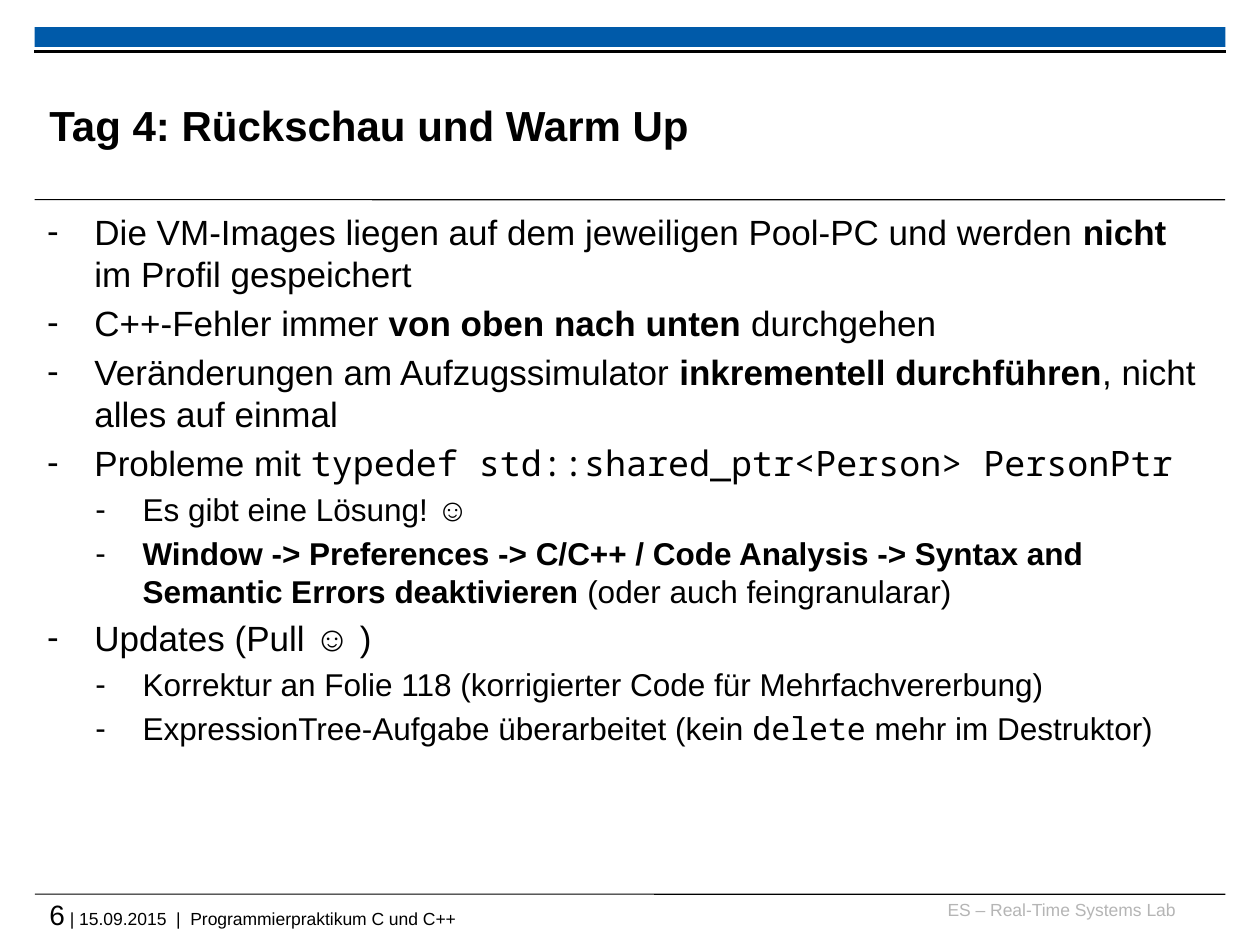
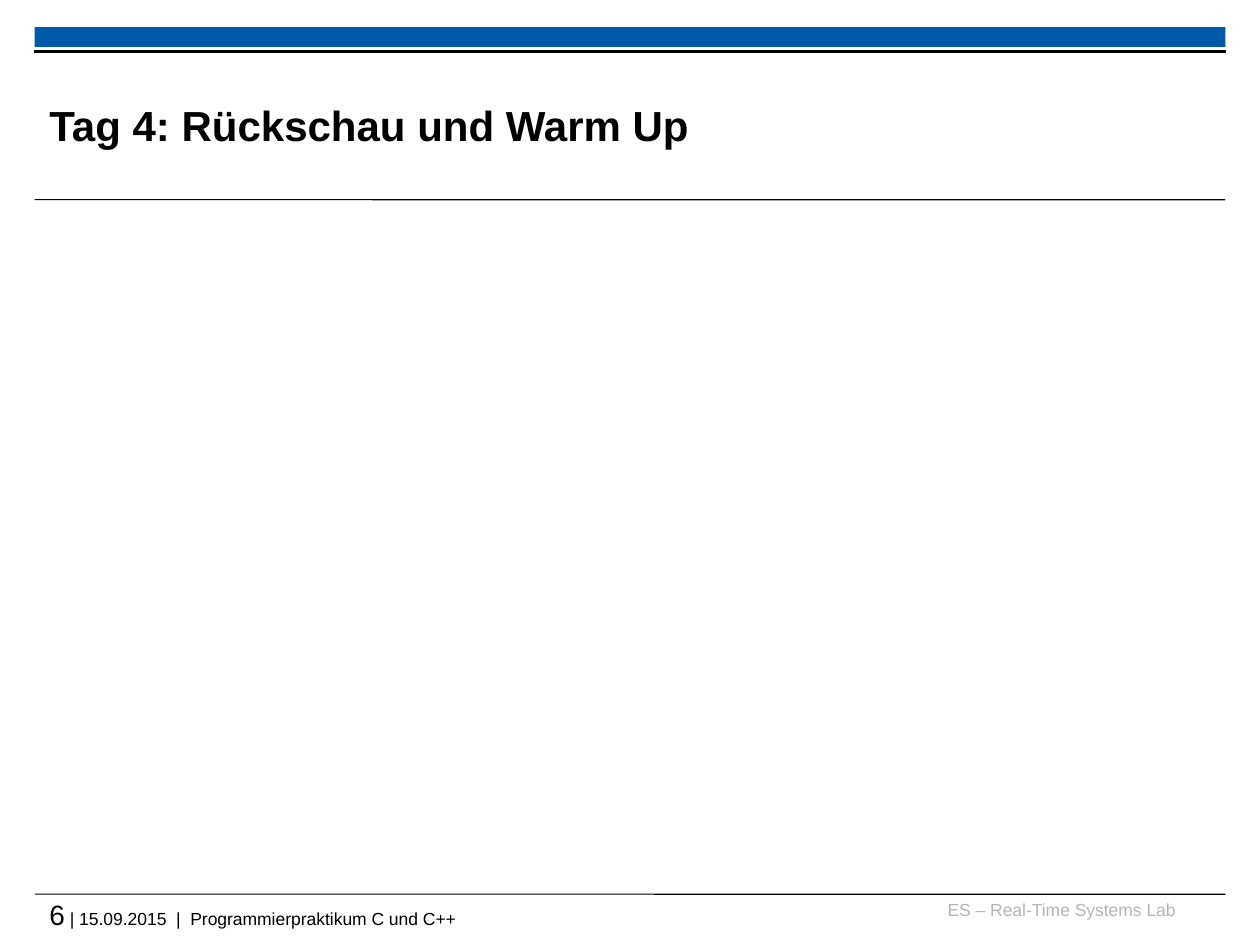
Before and after one commit to h82k/tud-cppp, a slide deck: slide 6 of 2015/week2__recap_and_warmup_slides.pptx. Drawn at 1260x945 pixels with LibreOffice and Linux fonts; fonts in the diff are those of the drawing; background and template pictures are left out. Boxes give left, top, right and bottom in pixels: in the first picture for what was removed or moved away, otherwise in the second. Text is boxed around its words. In the diff, an @@ line names an element or a change of style, - is before the commit and + after.

```diff
--- a/2015/week2__recap_and_warmup_slides.pptx
+++ b/2015/week2__recap_and_warmup_slides.pptx
@@ text removed at [94,219,1196,746] @@
-– Die VM-Images liegen auf dem jeweiligen Pool-PC und werden nicht im Profil gespeichert
-– C++-Fehler immer von oben nach unten durchgehen
-– Veränderungen am Aufzugssimulator inkrementell durchführen, nicht alles auf einmal
-– Probleme mit typedef std::shared_ptr<Person> PersonPtr
-  – Es gibt eine Lösung! ☺
-  – Window -> Preferences -> C/C++ / Code Analysis -> Syntax and Semantic Errors deaktivieren (oder auch feingranularar)
-– Updates (Pull ☺ )
-  – Korrektur an Folie 118 (korrigierter Code für Mehrfachvererbung)
-  – ExpressionTree-Aufgabe überarbeitet (kein delete mehr im Destruktor)
```
Also in this commit, not shown: 4 other slides changed.
